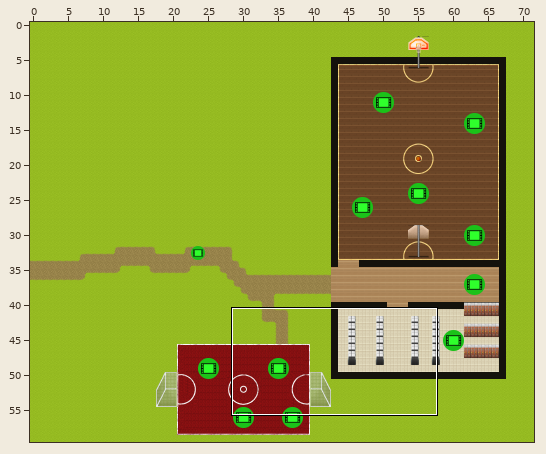
Tiled map (JSON) -- optimized/maps/sport.json. The picture above shows the old version from afar; the outline marks the close-up.
Close-up. Old version:
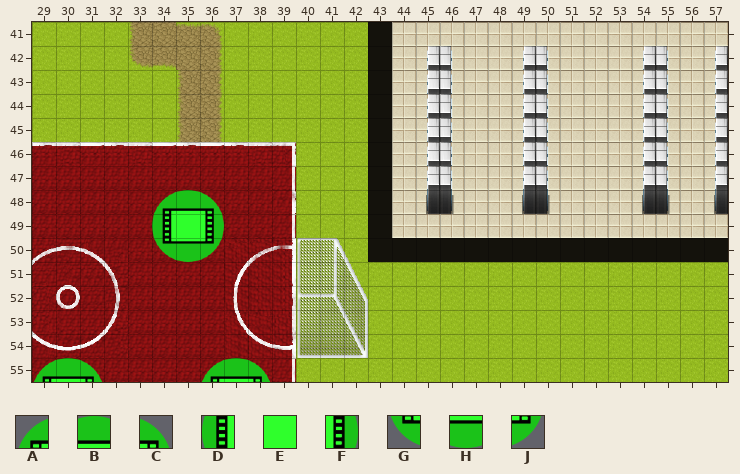
Cells are 32x32 px. Shown: x 29..57, y 41..55. The commit also changed other parts of the map, which this record leaves out.
Key: from "Icons": A 50, B 51, C 52, D 61, E 62, F 63, G 72, H 73, J 74.
_ is an empty cell.
Layers that did not change in this view are not listed.
Layer "Video9" before, first column x 29:
41 _____________________________
42 _____________________________
43 _____________________________
44 _____________________________
45 _____________________________
46 _____________________________
47 _____________________________
48 _____ABC_____________________
49 _____DEF_____________________
50 _____GHJ_____________________
51 _____________________________
52 _____________________________
53 _____________________________
54 _____________________________
55 ABC__________________________
After:
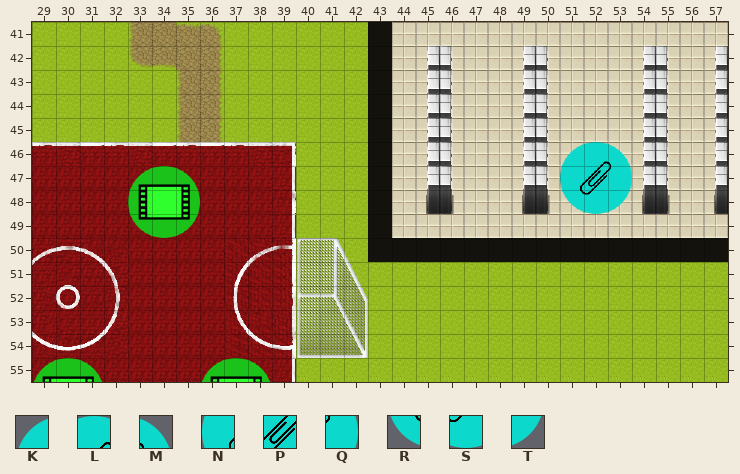
Further tiles: from "Icons": K 33, L 34, M 35, N 44, P 45, Q 46, R 55, S 56, T 57.
Tiles of an added or newly shown layer are drawn over the layers below it.
What changed:
Changed rows in their new state; . is an unchanged cell.
Layer "Video9":
first column x 34:
48 ___
49 ___
50 ___
Layer "Video11":
first column x 33:
47 ABC
48 DEF
49 GHJ
Layer "Website1" (added):
first column x 51:
46 KLM
47 NPQ
48 RST
